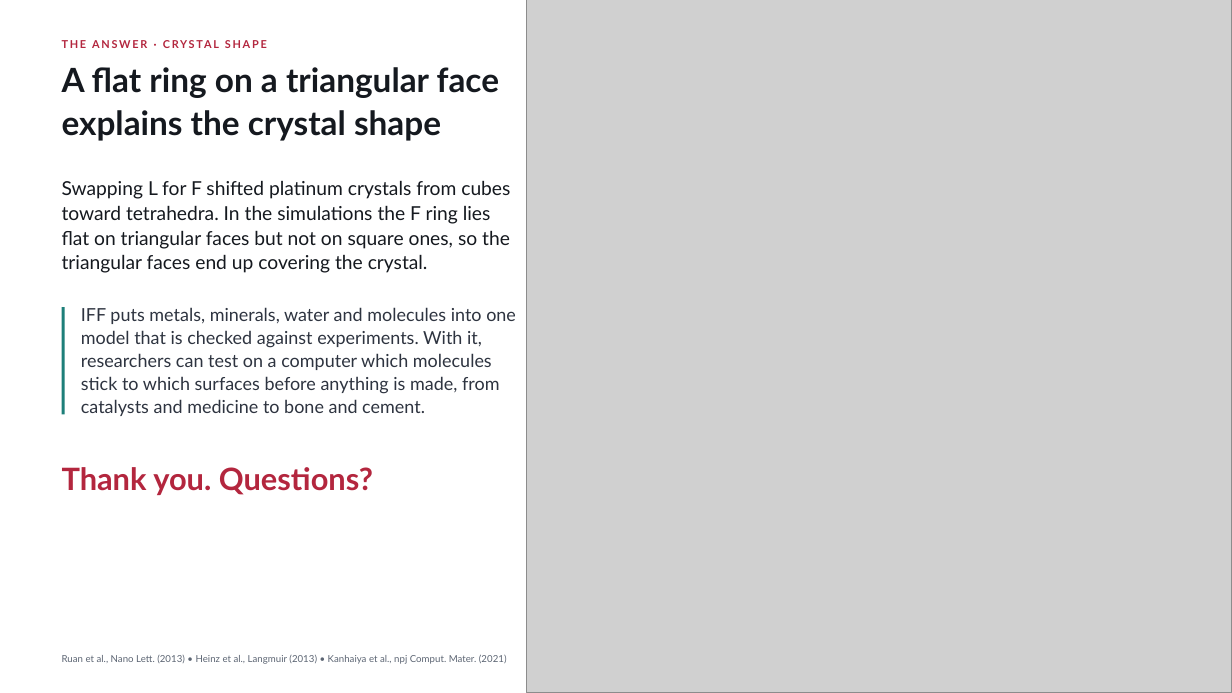
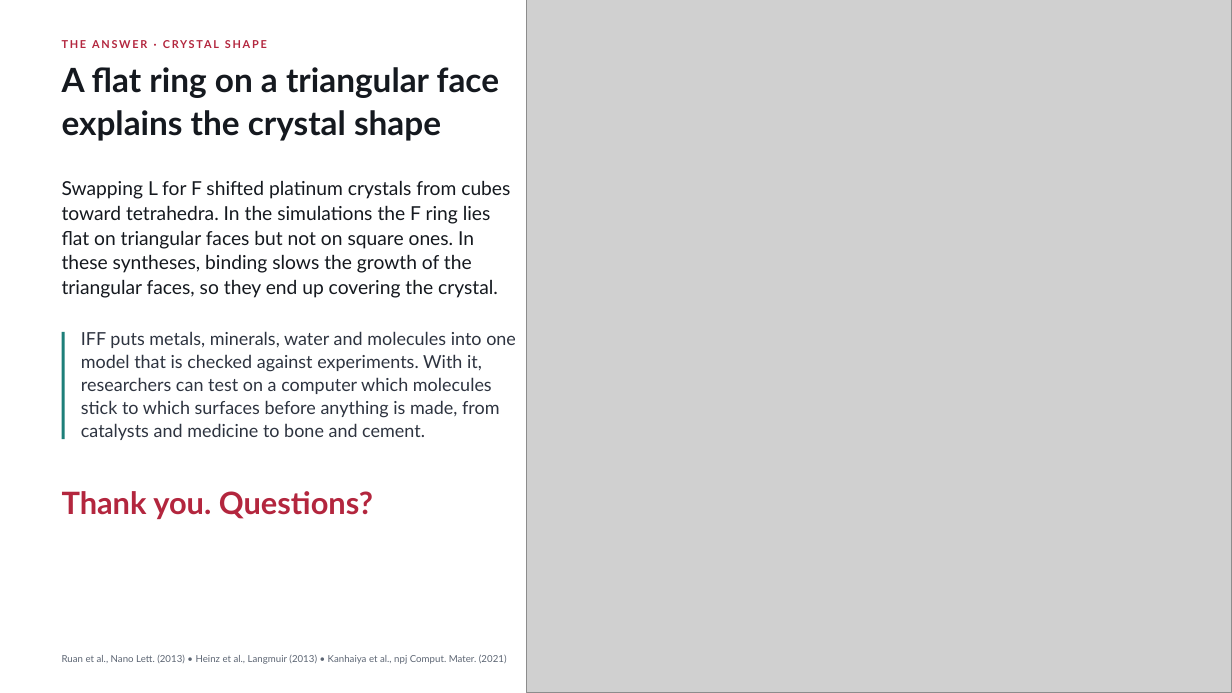
Before and after one commit to fl-sean03/fl-sean03.github.io, a slide deck: slide 15 of static/decks/interface-force-field/downloads/iff-visual-showcase.pptx. Drawn at 1232x693 pixels with LibreOffice and Linux fonts; fonts in the diff are those of the drawing; grey boxes stand for pictures. Boxes give left, top, right and bottom in pixels: in the first picture for what was removed or moved away, otherwise in the second. Text is boxed around its words. In the diff, an @@ line names an element or a change of style, - is before the commit and + after.

```diff
--- a/static/decks/interface-force-field/downloads/iff-visual-showcase.pptx
+++ b/static/decks/interface-force-field/downloads/iff-visual-showcase.pptx
@@ text at bbox=[62, 230, 474, 249]: text changed @@
-flat on triangular faces but not on square ones, so the
+flat on triangular faces but not on square ones. In
@@ text added at bbox=[62, 254, 472, 273], 15 pt, text #15191F @@
+these syntheses, binding slows the growth of the
@@ text at bbox=[62, 279, 498, 298]: text changed @@
-triangular faces end up covering the crystal.
+triangular faces, so they end up covering the crystal.
@@ 6 texts, 1 rectangle: place and size @@
-6 texts, 1 rectangle at bbox=[62, 307, 516, 495]
+6 texts, 1 rectangle at bbox=[62, 331, 516, 519]
```
Also in this commit, not shown: 7 other slides changed, 33 other files.
